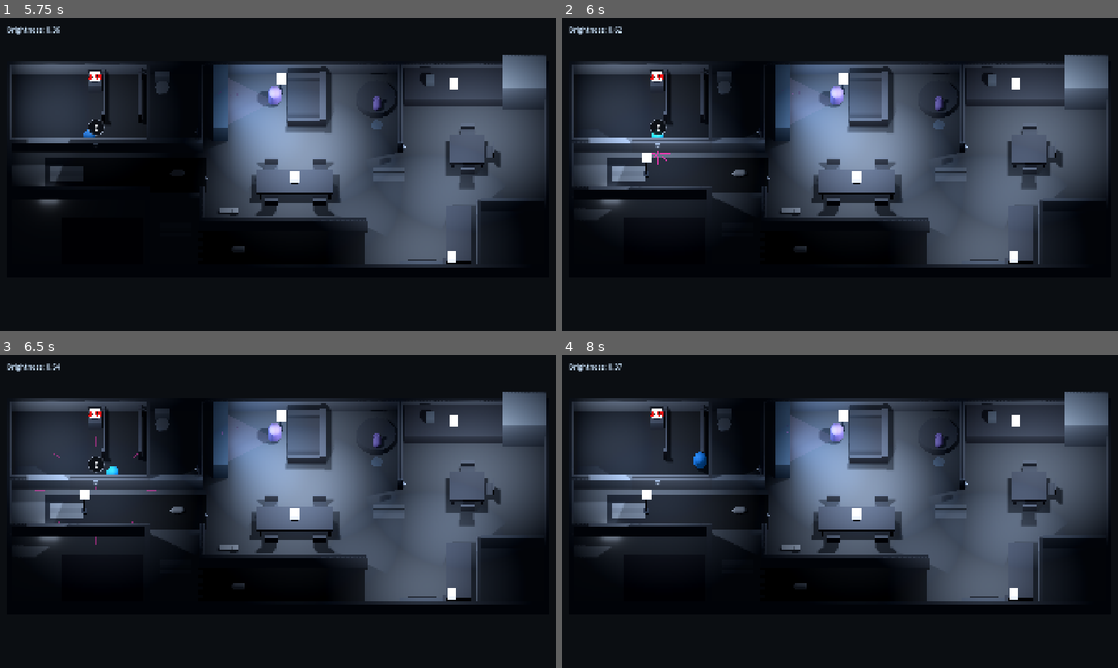
Above: before the commit, frames 1-4 (two rows, left to right).
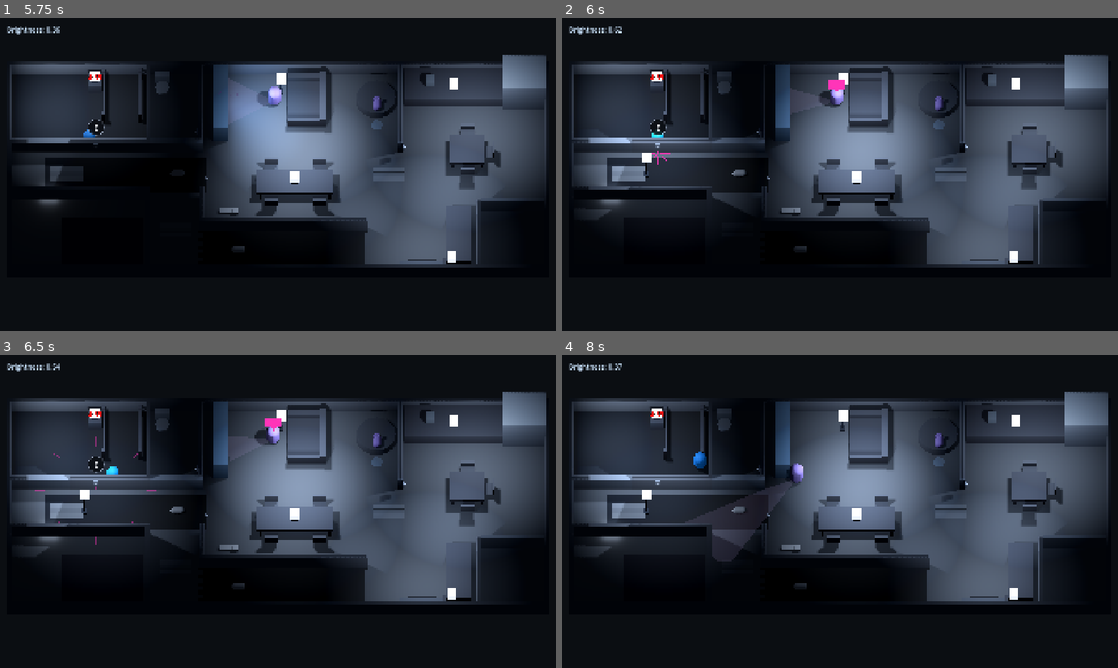
Above: after the commit, the same moments.

Repository: mrglass86/gmtk-gamejam-2026
Game: Godot game, scene res://scenes/Main.tscn
Two runs of this game, one before a commit and one after it. Both use one fixed random seed, a clock stepped at 60 frames per second and the inputs below. Sound files missing from this copy of the repository are replaced by a short silence.
Inputs (mouse positions are in pixels of both pictures, inside the frame that each line leads up to):
- Up to frame 1 (5.75 s): tap Enter at 0.5 s; move the mouse to (400, 158) at 0.52 s; hold D (move_right) 0.53-1.28 s; hold Shift (run) 0.53-1.28 s; click (400, 158) at 0.67 s; tap Space at 0.77, 1.52, 3.02, 3.77, 4.52 s; move the mouse to (166, 190) at 1.27 s; hold S (move_back) 1.28-2.03 s; tap E (interact) at 1.35 s; tap Shift (run) at 1.55, 2.85, 3.8, 4.35 s; tap R (restart) at 2, 3.5 s; move the mouse to (333, 105) at 2.02 s; hold D (move_right) 2.03-2.78 s; hold Shift (run) 2.03-2.78 s; move the mouse to (250, 237) at 2.77 s; hold W (move_forward) 2.78-3.53 s; click (250, 237) at 2.92 s; move the mouse to (444, 221) at 3.52 s; hold E (interact) 3.53-4.28 s; hold A (move_left) 3.53-5.03 s; move the mouse to (111, 127) at 4.27 s; move the mouse to (305, 174) at 5.02 s; hold S (move_back) from 5.03 s (still down); hold Shift (run) from 5.03 s (still down); click (305, 174) at 5.17 s
- Up to frame 2 (6 s): tap R (restart) at 5.75 s; move the mouse to (756, 96) at 5.77 s; release S (move_back) at 5.78 s; release Shift (run) at 5.78 s; hold D (move_right) from 5.78 s (still down); tap E (interact) at 5.85 s
- Up to frame 3 (6.5 s): keep holding D (move_right); tap Space at 6.02 s; tap Shift (run) at 6.05 s
- Up to frame 4 (8 s): move the mouse to (962, 495) at 6.52 s; release D (move_right) at 6.53 s; hold W (move_forward) 6.53-7.28 s; hold Shift (run) 6.53-7.28 s; tap Space at 6.77, 7.52 s; move the mouse to (728, 527) at 7.27 s; hold D (move_right) from 7.28 s (still down); tap Shift (run) at 7.35 s; click (728, 527) at 7.42 s

Frame 1 is identical in both runs. In frame 2, 2.8% of the frame differs, in the area x 41-53%, y 14-44%; in frame 3, 2.7%; in frame 4, 4.3%, in the area x 24-53%, y 14-66%.

Commit message:
Improve investigation intelligence

Diff:
--- a/game/scripts/Parent.gd
+++ b/game/scripts/Parent.gd
@@ -214,6 +214,7 @@
 @export_group("Hearing Interest")
 @export var hearing_source_cooldown: float = 0.4
 @export var interest_threshold: float = 10.0
+@export var big_event_threshold: float = 30.0
 @export var curious_hold_duration: float = 2.0
 @export var interest_window_duration: float = 8.0
 
@@ -393,6 +394,13 @@
 @export var verify_b15_no_walk_tolerance: float = 0.1
 @export var verify_b15_investigate_move: float = 0.25
 @export var verify_b15_timeout: float = 6.0
+
+@export_group("B18 Core Runtime Verification")
+@export var verify_b18_quiet_loudness: float = 2.0
+@export var verify_b18_quiet_distance: float = 6.0
+@export var verify_b18_big_loudness: float = 4.0
+@export var verify_b18_big_distance: float = 3.0
+@export var verify_b18_observation_duration: float = 0.75
 
 var suspicion: float = 0.0
 
@@ -457,6 +465,8 @@
 var _light_anomaly_expected_on: bool = false
 var _light_restore_elapsed: float = 0.0
 var _parent_operating_switch: bool = false
+var _light_state_snapshot: Dictionary = {}
+var _light_change_check_pending: bool = false
 var _kid_hall_punishment_active: bool = false
 var _tv_suppressed_for_listening: bool = false
 var _post_deposit_protest_emitted: bool = false
@@ -483,6 +493,8 @@
 	_setup_voice_indicator()
 	if not NoiseSystem.noise_emitted.is_connected(_on_noise_emitted):
 		NoiseSystem.noise_emitted.connect(_on_noise_emitted)
+	_connect_light_change_signals()
+	_connect_light_change_signals.call_deferred()
 	_finish_navigation_setup.call_deferred()
 	if OS.get_cmdline_user_args().has("--verify-b6"):
 		_run_b6_verification.call_deferred()
@@ -500,6 +512,8 @@
 		_run_b14_live_verification.call_deferred()
 	if OS.get_cmdline_user_args().has("--verify-b15"):
 		_run_b15_live_verification.call_deferred()
+	if OS.get_cmdline_user_args().has("--verify-b18-core"):
+		_run_b18_core_live_verification.call_deferred()
 	if OS.get_cmdline_user_args().has("--trace-parent-perception"):
 		debug_perception_trace = true
 	if OS.get_cmdline_user_args().has("--trace-parent-hearing"):
@@ -779,6 +793,86 @@
 	return null
 
 
+func _connect_light_change_signals() -> void:
+	if not LightSystem.lighting_changed.is_connected(_on_lighting_changed):
+		LightSystem.lighting_changed.connect(_on_lighting_changed)
+	for node: Node in get_tree().get_nodes_in_group("world_switch"):
+		var wall_switch: DinnerWorldSwitch = node as DinnerWorldSwitch
+		if wall_switch == null:
+			continue
+		var callback: Callable = _on_world_switch_toggled.bind(wall_switch)
+		if not wall_switch.toggled.is_connected(callback):
+			wall_switch.toggled.connect(callback)
+	_refresh_light_state_snapshot()
+
+
+func _refresh_light_state_snapshot() -> void:
+	for node: Node in get_tree().get_nodes_in_group("world_switch"):
+		var wall_switch: DinnerWorldSwitch = node as DinnerWorldSwitch
+		if wall_switch == null or wall_switch.target_light_id.is_empty():
+			continue
+		_light_state_snapshot[wall_switch.target_light_id] = (
+			LightSystem.is_light_enabled(wall_switch.target_light_id)
+		)
+
+
+func _on_lighting_changed() -> void:
+	if _parent_operating_switch:
+		_refresh_light_state_snapshot()
+		return
+	if _light_change_check_pending:
+		return
+	_light_change_check_pending = true
+	_evaluate_stable_light_changes.call_deferred()
+
+
+func _evaluate_stable_light_changes() -> void:
+	_light_change_check_pending = false
+	for node: Node in get_tree().get_nodes_in_group("world_switch"):
+		var wall_switch: DinnerWorldSwitch = node as DinnerWorldSwitch
+		if wall_switch == null or wall_switch.target_light_id.is_empty():
+			continue
+		var light_id: String = wall_switch.target_light_id
+		var is_on: bool = LightSystem.is_light_enabled(light_id)
+		if not _light_state_snapshot.has(light_id):
+			_light_state_snapshot[light_id] = is_on
+			continue
+		var was_on: bool = bool(_light_state_snapshot[light_id])
+		_light_state_snapshot[light_id] = is_on
+		if is_on == was_on or _parent_operating_switch:
+			continue
+		if is_on != _is_switch_expected_on(wall_switch.switch_id):
+			_begin_light_anomaly_investigation(wall_switch)
+
+
+func _on_world_switch_toggled(
+	_switch_id: StringName,
+	_is_on: bool,
+	wall_switch: DinnerWorldSwitch
+) -> void:
+	if wall_switch == null:
+		return
+	var changed_state: bool = true
+	if not wall_switch.target_light_id.is_empty():
+		var previous_state: bool = bool(
+			_light_state_snapshot.get(
+				wall_switch.target_light_id,
+				_is_on
+			)
+		)
+		changed_state = previous_state != _is_on
+		_light_state_snapshot[wall_switch.target_light_id] = (
+			LightSystem.is_light_enabled(wall_switch.target_light_id)
+		)
+	if (
+		not changed_state
+		or _parent_operating_switch
+		or _light_anomaly_switch == wall_switch
+	):
+		return
+	_begin_light_anomaly_investigation(wall_switch)
+
+
 func _scan_for_visible_light_anomaly(delta: float) -> void:
 	if _light_anomaly_switch != null or _state != State.ROUTINE:
 		return
@@ -1504,6 +1598,12 @@
 		event_contribution >= interest_threshold
 		and new_source_burst
 	)
+	var big_event: bool = event_contribution >= big_event_threshold
+	var trace_result: StringName = &"counted"
+	if big_event:
+		trace_result = &"big_event"
+	elif qualifying_interest:
+		trace_result = &"qualifying"
 	_trace_hearing_event(
 		source,
 		loudness,
@@ -1511,7 +1611,7 @@
 		event_contribution,
 		true,
 		new_source_burst,
-		&"qualifying" if qualifying_interest else &"counted"
+		trace_result
 	)
 	if _state == State.FOUND:
 		return
@@ -1526,6 +1626,9 @@
 	if suspicion >= hunt_threshold:
 		_clear_light_anomaly()
 		_begin_hunt(pos)
+	elif big_event:
+		_clear_light_anomaly()
+		_begin_or_update_investigate(pos, true)
 	elif qualifying_interest:
 		_clear_light_anomaly()
 		_handle_interest_cue(pos)
@@ -2407,7 +2510,7 @@
 		and GameClock.running
 	)
 
-	var dog_bark_interested: bool = false
+	var dog_bark_investigated: bool = false
 	var dog_bark_suspicion: float = 0.0
 	if pet != null and _player != null:
 		_player.set_physics_process(false)
@@ -2429,14 +2532,14 @@
 		)
 		pet.bark()
 		dog_bark_suspicion = suspicion
-		dog_bark_interested = (
-			_state == State.CURIOUS
+		dog_bark_investigated = (
+			_state == State.INVESTIGATE
 			and _last_known_position.distance_to(pet.global_position)
 			<= routine_repath_distance
 		)
 		NoiseSystem.unregister_ambient_source(verify_bark_mask_id)
 
-	var toy_interested: bool = false
+	var toy_investigated: bool = false
 	var toy_suspicion: float = 0.0
 	var toy_position: Vector3 = Vector3.ZERO
 	if _player != null:
@@ -2450,8 +2553,8 @@
 		toy_position = global_position + Vector3.RIGHT * verify_toy_event_distance
 		NoiseSystem.emit_noise(toy_position, verify_toy_event_loudness, _player)
 		toy_suspicion = suspicion
-		toy_interested = (
-			_state == State.CURIOUS
+		toy_investigated = (
+			_state == State.INVESTIGATE
 			and _last_known_position.distance_to(toy_position)
 			<= routine_repath_distance
 		)
@@ -2504,8 +2607,8 @@
 		and reached_kitchen
 		and _verify_b8_door_creak_heard
 		and door_max_reopen_openness >= post_deposit_reopen_openness
-		and dog_bark_interested
-		and toy_interested
+		and dog_bark_investigated
+		and toy_investigated
 		and decay_observed
 	)
 	print(
@@ -2541,8 +2644,8 @@
 		"B8 capture epilogue skipped reclose or kitchen."
 	)
 	assert(_verify_b8_door_creak_heard, "B8 slow peek-open emitted no door creak.")
-	assert(dog_bark_interested, "B8 dog bark did not trigger first-cue curiosity.")
-	assert(toy_interested, "B8 nearby toy event did not trigger first-cue curiosity.")
+	assert(dog_bark_investigated, "B8 dog bark did not investigate immediately.")
+	assert(toy_investigated, "B8 nearby toy event did not investigate immediately.")
 	assert(decay_observed, "B8 suspicion did not decay at 5 points per second.")
 	print("B8 live SceneTree verification passed.")
 
@@ -3666,7 +3769,9 @@
 			):
 				break
 
+		_parent_operating_switch = true
 		dining_switch.set_state(false, false)
+		_parent_operating_switch = false
 		var observation_position: Vector3 = (
 			_get_switch_observation_position(dining_switch)
 		)
@@ -3713,7 +3818,9 @@
 	var punishment_light_on: bool = false
 	if _kid_hall_switch != null:
 		GameClock.start()
+		_parent_operating_switch = true
 		_kid_hall_switch.set_state(false, false)
+		_parent_operating_switch = false
 		_kid_hall_punishment_active = false
 		_activate_punishment_light()
 		punishment_light_on = (
@@ -4074,7 +4181,17 @@
 	var second_bark_movement: float = 0.0
 	if pet != null:
 		var bark_parent_position: Vector3 = verify_bark_parent_position
-		var bark_position: Vector3 = verify_bark_pet_position
+		var bark_direction: Vector3 = (
+			verify_bark_pet_position - bark_parent_position
+		)
+		bark_direction.y = 0.0
+		if bark_direction.length_squared() <= 0.0:
+			bark_direction = Vector3.RIGHT
+		var bark_position: Vector3 = (
+			bark_parent_position
+			+ bark_direction.normalized() * verify_b9_far_bark_distance
+		)
+		bark_position.y = verify_bark_pet_position.y
 		routine_rows = [
 			{
 				"time": 0.0,
@@ -4221,6 +4338,278 @@
 	print("B15 live SceneTree verification passed.")
 
 
+func _run_b18_core_live_verification() -> void:
+	var pet: DinnerPet = get_parent().get_node_or_null("Pet") as DinnerPet
+	var original_time_scale: float = Engine.time_scale
+	var original_physics_ticks: int = Engine.physics_ticks_per_second
+	var original_routine_rows: Array[Dictionary] = routine_rows.duplicate(true)
+	var player_was_processing: bool = (
+		_player != null and _player.is_physics_processing()
+	)
+	var player_was_input_locked: bool = (
+		_player != null and _player.input_locked
+	)
+	var player_start_position: Vector3 = (
+		_player.global_position if _player != null else Vector3.ZERO
+	)
+	var pet_was_processing: bool = (
+		pet != null and pet.is_physics_processing()
+	)
+	var parent_start: Vector3 = verify_bark_parent_position
+	var dining_switch: DinnerWorldSwitch
+
+	Engine.time_scale = maxf(verify_time_scale, 1.0)
+	Engine.physics_ticks_per_second = maxi(verify_physics_ticks_per_second, 60)
+	if _player != null:
+		if _player.is_attached_to_carrier():
+			_player.detach_from_carrier(player_start_position)
+		_player.set_input_locked(true)
+		_player.set_physics_process(false)
+		_player.global_position = verify_observer_parking_position
+	if pet != null:
+		pet.set_physics_process(false)
+	for node: Node in get_tree().get_nodes_in_group("world_switch"):
+		var candidate: DinnerWorldSwitch = node as DinnerWorldSwitch
+		if candidate != null and candidate.switch_id == &"dining":
+			dining_switch = candidate
+			break
+	GameClock.start()
+	for _frame_index in range(verify_warmup_frames):
+		await get_tree().physics_frame
+
+	routine_rows = [
+		{
+			"time": 0.0,
+			"position": parent_start,
+			"dwell": GameClock.run_length,
+			"facing": Vector3.LEFT,
+		},
+	]
+	global_position = parent_start
+	rotation.y = 0.0
+	_state = State.ROUTINE
+	suspicion = 0.0
+	_reset_hearing_interest_for_verification()
+	_clear_light_anomaly()
+	_set_navigation_target(global_position, true)
+
+	var quiet_position: Vector3 = (
+		parent_start + Vector3.RIGHT * verify_b18_quiet_distance
+	)
+	var quiet_start: Vector3 = global_position
+	if _player != null:
+		NoiseSystem.emit_noise(
+			quiet_position,
+			verify_b18_quiet_loudness,
+			_player
+		)
+	var quiet_entered_curious: bool = _state == State.CURIOUS
+	var quiet_max_displacement: float = 0.0
+	var quiet_observation_start: float = (
+		GameClock.run_length - GameClock.time_remaining
+	)
+	for _frame_index in range(verify_max_physics_frames):
+		await get_tree().physics_frame
+		quiet_max_displacement = maxf(
+			quiet_max_displacement,
+			_flat_distance(global_position, quiet_start)
+		)
+		if (
+			GameClock.run_length - GameClock.time_remaining
+			- quiet_observation_start
+			>= verify_b18_observation_duration
+		):
+			break
+	var quiet_stayed_put: bool = (
+		_state == State.CURIOUS
+		and quiet_max_displacement <= verify_b15_no_walk_tolerance
+	)
+
+	global_position = parent_start
+	_state = State.ROUTINE
+	suspicion = 0.0
+	_reset_hearing_interest_for_verification()
+	_clear_light_anomaly()
+	_set_navigation_target(global_position, true)
+	var big_position: Vector3 = (
+		parent_start + Vector3.RIGHT * verify_b18_big_distance
+	)
+	if _player != null:
+		NoiseSystem.emit_noise(
+			big_position,
+			verify_b18_big_loudness,
+			_player
+		)
+	var big_investigated_immediately: bool = (
+		_state == State.INVESTIGATE
+		and _flat_distance(_last_known_position, big_position)
+		<= routine_repath_distance
+	)
+	var big_start: Vector3 = global_position
+	var big_movement: float = 0.0
+	var big_observation_start: float = (
+		GameClock.run_length - GameClock.time_remaining
+	)
+	for _frame_index in range(verify_max_physics_frames):
+		await get_tree().physics_frame
+		big_movement = maxf(
+			big_movement,
+			_flat_distance(global_position, big_start)
+		)
+		if (
+			big_movement >= verify_b15_investigate_move
+			or (
+				GameClock.run_length - GameClock.time_remaining
+				- big_observation_start
+				>= verify_b15_timeout
+			)
+		):
+			break
+
+	var bark_investigated_immediately: bool = false
+	var bark_suspicion: float = 0.0
+	if pet != null:
+		global_position = verify_bark_parent_position
+		_state = State.ROUTINE
+		suspicion = 0.0
+		_reset_hearing_interest_for_verification()
+		_clear_light_anomaly()
+		_set_navigation_target(global_position, true)
+		pet.global_position = verify_bark_pet_position
+		pet.bark()
+		bark_suspicion = suspicion
+		bark_investigated_immediately = (
+			_state == State.INVESTIGATE
+			and _flat_distance(_last_known_position, pet.global_position)
+			<= routine_repath_distance
+		)
+
+	var player_toggle_investigated: bool = false
+	var off_schedule_change_investigated: bool = false
+	var dining_original_on: bool = false
+	if dining_switch != null:
+		dining_original_on = dining_switch.is_on
+		_parent_operating_switch = true
+		dining_switch.set_state(true, false)
+		_parent_operating_switch = false
+		_refresh_light_state_snapshot()
+		global_position = parent_start
+		_state = State.ROUTINE
+		suspicion = 0.0
+		_reset_hearing_interest_for_verification()
+		_clear_light_anomaly()
+		_set_navigation_target(global_position, true)
+		dining_switch.set_state(false, false)
+		player_toggle_investigated = (
+			_state == State.INVESTIGATE
+			and _light_anomaly_switch == dining_switch
+		)
+
+		_parent_operating_switch = true
+		dining_switch.set_state(true, false)
+		_parent_operating_switch = false
+		_refresh_light_state_snapshot()
+		global_position = parent_start
+		_state = State.ROUTINE
+		suspicion = 0.0
+		_reset_hearing_interest_for_verification()
+		_clear_light_anomaly()
+		_set_navigation_target(global_position, true)
+		LightSystem.set_light_enabled(
+			dining_switch.target_light_id,
+			false
+		)
+		await get_tree().physics_frame
+		off_schedule_change_investigated = (
+			_state == State.INVESTIGATE
+			and _light_anomaly_switch == dining_switch
+		)
+
+	var quiet_radius: float = minf(
+		verify_b18_quiet_loudness * ring_radius_per_loudness,
+		ring_radius_cap
+	)
+	var quiet_contribution: float = (
+		verify_b18_quiet_loudness
+		* noise_suspicion_multiplier
+		* (1.0 - verify_b18_quiet_distance / quiet_radius)
+	)
+	var big_radius: float = minf(
+		verify_b18_big_loudness * ring_radius_per_loudness,
+		ring_radius_cap
+	)
+	var big_contribution: float = (
+		verify_b18_big_loudness
+		* noise_suspicion_multiplier
+		* (1.0 - verify_b18_big_distance / big_radius)
+	)
+	var verification_passed: bool = (
+		quiet_entered_curious
+		and quiet_stayed_put
+		and big_investigated_immediately
+		and big_movement >= verify_b15_investigate_move
+		and bark_investigated_immediately
+		and player_toggle_investigated
+		and off_schedule_change_investigated
+	)
+
+	GameClock.running = false
+	routine_rows = original_routine_rows
+	_parent_operating_switch = true
+	if dining_switch != null:
+		dining_switch.set_state(dining_original_on, false)
+	_parent_operating_switch = false
+	_refresh_light_state_snapshot()
+	Engine.time_scale = original_time_scale
+	Engine.physics_ticks_per_second = original_physics_ticks
+	if _player != null:
+		_player.global_position = player_start_position
+		_player.set_input_locked(player_was_input_locked)
+		_player.set_physics_process(player_was_processing)
+	if pet != null:
+		pet.set_physics_process(pet_was_processing)
+
+	print(
+		(
+			"B18 core live metrics: quiet %.1f -> curious=%s, drift=%.3f m; "
+			+ "big %.1f -> investigate=%s, move=%.2f m; bark suspicion=%.1f "
+			+ "-> investigate=%s; player/off-schedule light=%s/%s."
+		)
+		% [
+			quiet_contribution,
+			quiet_entered_curious,
+			quiet_max_displacement,
+			big_contribution,
+			big_investigated_immediately,
+			big_movement,
+			bark_suspicion,
+			bark_investigated_immediately,
+			player_toggle_investigated,
+			off_schedule_change_investigated,
+		]
+	)
+	await _settle_verification_audio()
+	get_tree().quit(0 if verification_passed else 1)
+	assert(
+		quiet_entered_curious and quiet_stayed_put,
+		"B18 quiet cue skipped or moved during CURIOUS."
+	)
+	assert(
+		big_investigated_immediately
+		and big_movement >= verify_b15_investigate_move,
+		"B18 big event did not start a live INVESTIGATE walk."
+	)
+	assert(
+		bark_investigated_immediately,
+		"B18 nearby bark did not bypass CURIOUS."
+	)
+	assert(
+		player_toggle_investigated and off_schedule_change_investigated,
+		"B18 non-parent light change did not investigate immediately."
+	)
+	print("B18 core live SceneTree verification passed.")
+
+
 func _reset_hearing_interest_for_verification() -> void:
 	_source_next_hearing_time.clear()
 	_source_last_event_time.clear()
Not shown, changed: gamejam/BACKLOG.md
Not shown, changed: gamejam/DECISIONS.md
Not shown, changed: gamejam/STATE.md
